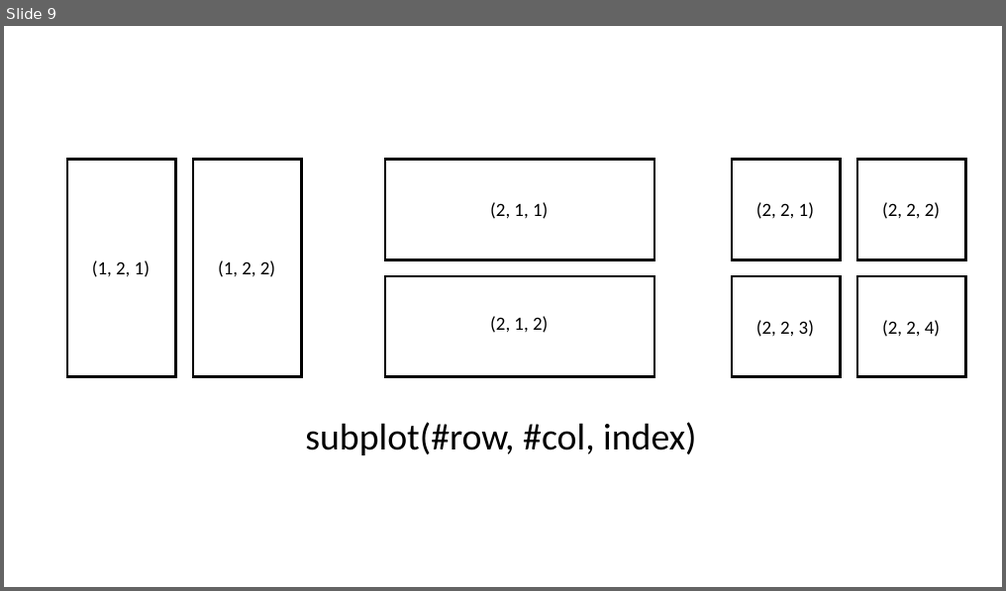
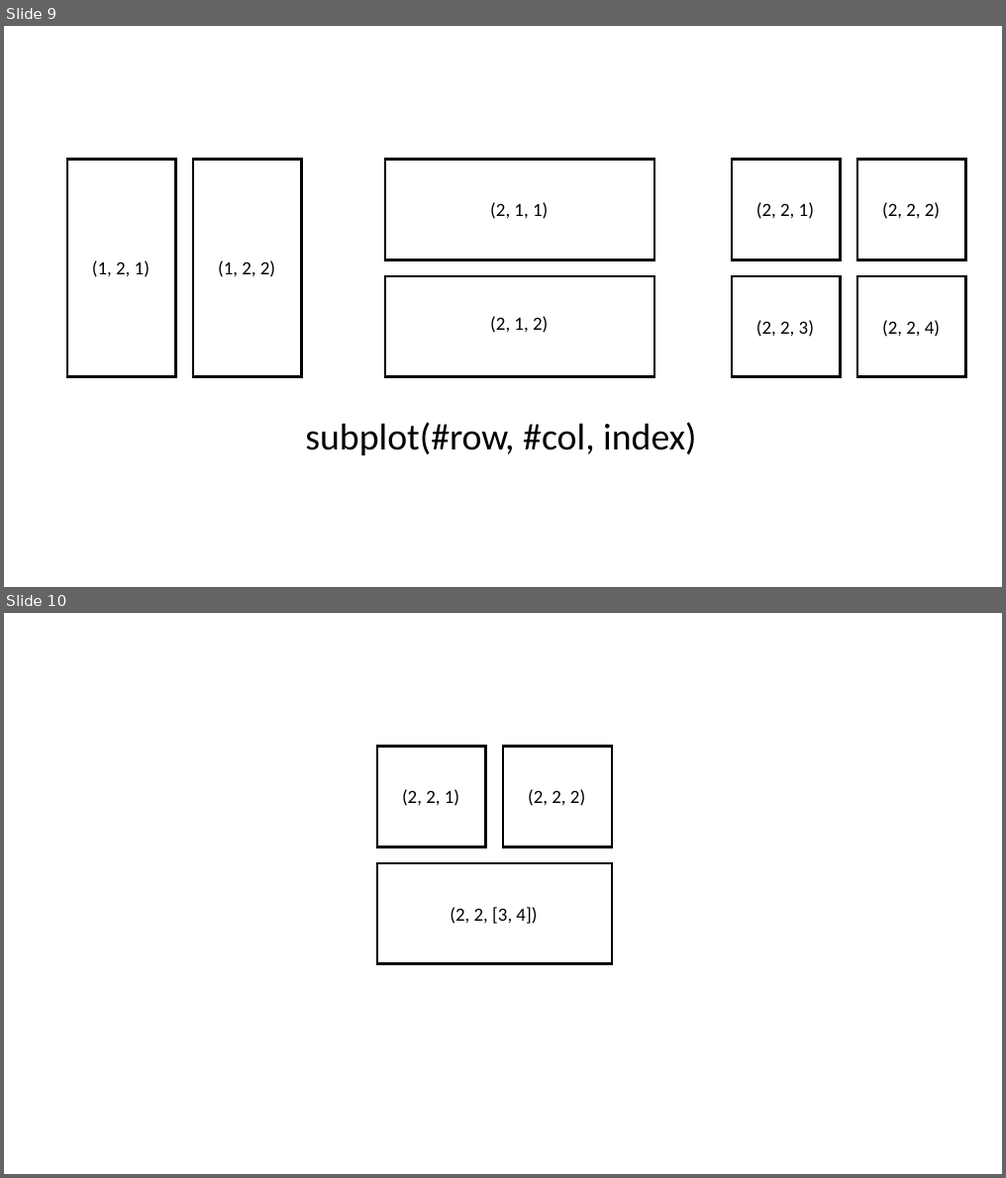
Before and after one commit to answeredbyablemind/answeredbyablemind.github.io, a slide deck: Wikidocs/pics/pics_2d_graphs.pptx. Shown one above the other, each under a label of ours: slide 9 before the commit, slides 9 and 10 after it. The pictures are 1006x591 and 1006x1178 pixels, drawn with LibreOffice and Linux fonts; fonts in the diff are those of the drawing. Boxes give left, top, right and bottom in pixels: in the first picture for what was removed or moved away, otherwise in the second. Text is boxed around its words. In the diff, an @@ line names an element or a change of style, - is before the commit and + after.

```diff
--- a/Wikidocs/pics/pics_2d_graphs.pptx
+++ b/Wikidocs/pics/pics_2d_graphs.pptx
@@ slide 10 added at (4,613,1002,1174), background #FFFFFF @@
@@ rectangle added at (377,747,485,848), fill #FFFFFF, outline #000000 2.25 pt @@
@@ rectangle added at (503,747,612,848), fill #FFFFFF, outline #000000 2.25 pt @@
@@ text added at (402,789,459,806), 18 pt, text #000000 @@
+(2, 2, 1)
@@ text added at (528,789,585,806), 18 pt, text #000000 @@
+(2, 2, 2)
@@ rectangle added at (377,863,611,964), fill #FFFFFF, outline #000000 2.25 pt @@
@@ text added at (450,907,537,924), 18 pt, text #000000 @@
+(2, 2, [3, 4])
```
Also in this commit, not shown: 8 other slides added.
